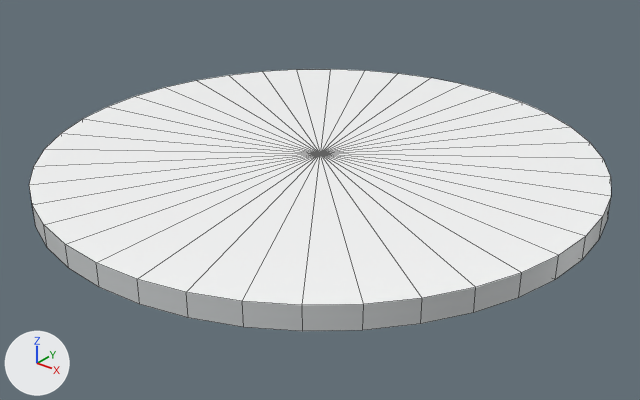
The FBX model Assets/Models/Platforms/Platform.Cylinder.002.fbx: old version first, new version second.
Both versions are drawn from a 50 mm lens placed at (22.9, -28.7, 15.5), pointed at (0.4, -0.6, -2.0). Every picture has the same lights, and +X, +Y and +Z are marked at lower left. Mesh edges are drawn as thin lines. Where no turn or scale is listed for an object, it has been applied to the vertices.

The first picture shows 'Platform.Cylinder.002'.
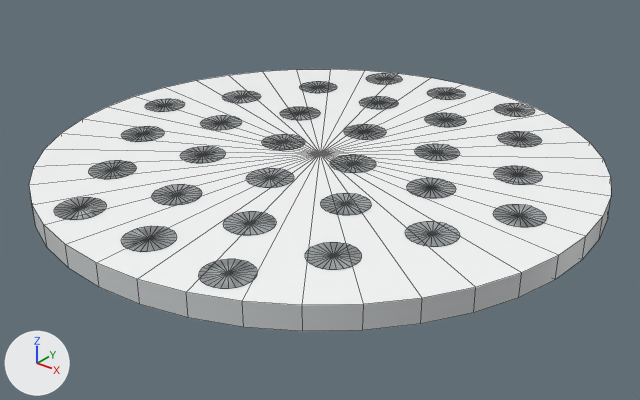
Boxes [x1, y1, x2, y2] around the edits, measured in the pictures (640 x 400 px):
part 1 of me_cylinder_008, added
    after: [54, 73, 546, 289]

What changed in the scene script:
```text
Change me_cylinder_008:
    used by ob_platform_cylinder_002; location = (0.0, 0.0, 0.0)
    remove me_cylinder_008.from_pydata(...)  # 82 vertices, 120 faces; spans x -12.5..12.5, y -12.5..12.5, z -1.0..0.0
    add me_cylinder_008.from_pydata(...)  # 832 vertices, 870 faces; spans x -12.5..12.5, y -12.5..12.5, z -1.0..0.0
    me_cylinder_008 part 1: 750 vertices added at x -11.2..10.8, y -11.2..11.5, z 0.0
```
